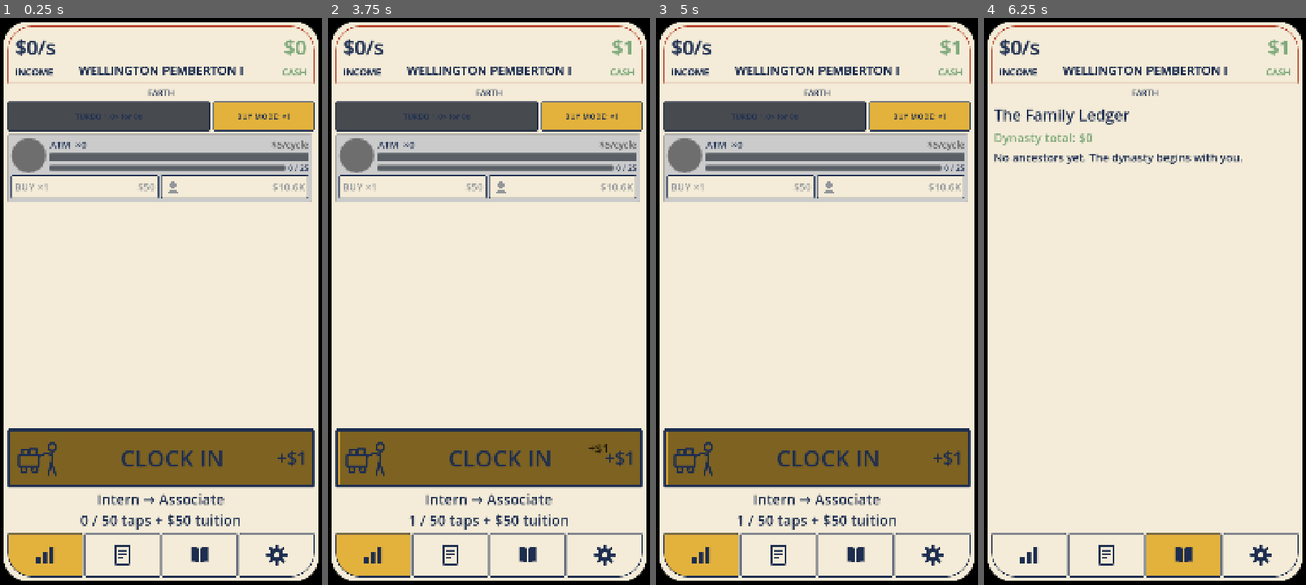
Above: before the commit, frames 1-4 (left to right).
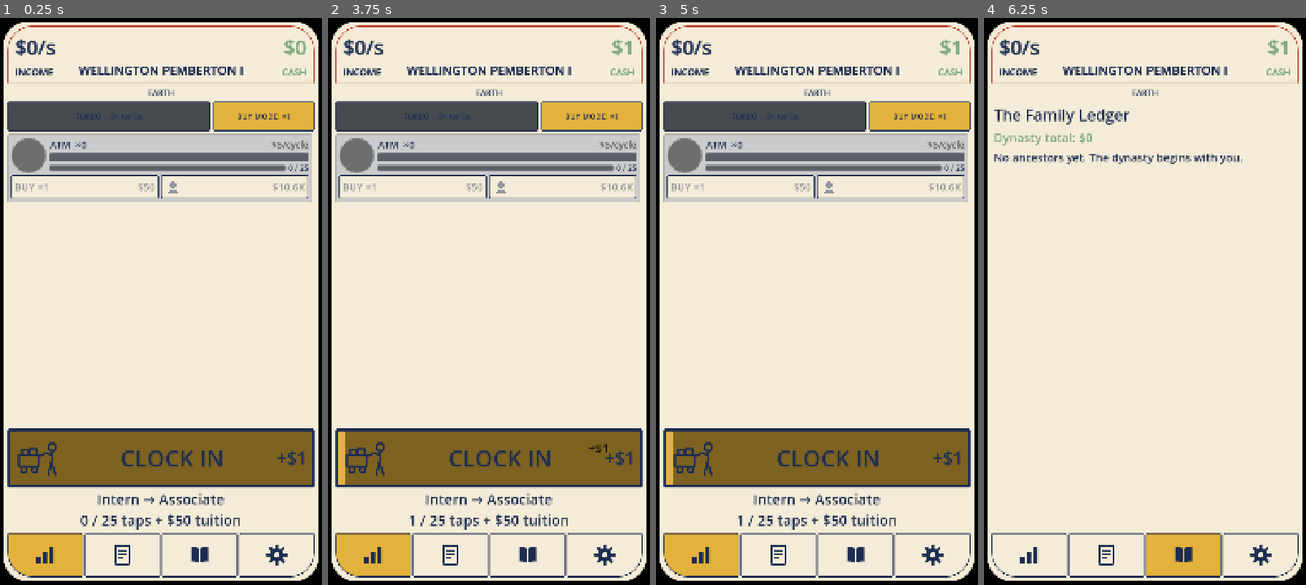
Above: after the commit, the same moments.

Repository: TimGoergen/american-tycoon
Game: Godot game, scene res://Main.tscn
Two runs of this game, one before a commit and one after it. Both use one fixed random seed, a clock stepped at 60 frames per second and the inputs below.
Inputs (mouse positions are in pixels of both pictures, inside the frame that each line leads up to):
- Up to frame 1 (0.25 s): no input
- Up to frame 2 (3.75 s): click "BUY MODE: ×1" at 0.5 s; click "BUY MODE: ×10" at 1.25 s; click "BUY MODE: ×100" at 2 s; click "BUY MODE: MAX" at 2.75 s; click (489, 460) at 3.5 s
- Up to frame 3 (5 s): click (701, 556) at 4.27 s
- Up to frame 4 (6.25 s): click (1106, 556) at 5.02 s; click (1183, 556) at 5.77 s

The runs differ from the first frame. In frame 1, less than 0.1% of the frame differs, in the area x 31-37%, y 87-90%; in frame 2, 0.2%, in the area x 3-37%, y 72-90%; in frame 3, 0.2%; in frame 4, nothing differs.

Commit message:
balance: halve wage-promotion tap thresholds (50/150 -> 25/75)
First promotion now 25 taps, second 50 (still 2x per level).

Co-Authored-By: Claude Opus 4.8 <noreply@anthropic.com>

Diff:
--- a/game/config/titles/02_associate.tres
+++ b/game/config/titles/02_associate.tres
@@ -6,5 +6,5 @@
 script = ExtResource("1")
 title_name = "Associate"
 wage_per_tap = 5.0
-tap_threshold = 50
+tap_threshold = 25
 tuition = 50.0
--- a/game/config/titles/03_shift_supervisor.tres
+++ b/game/config/titles/03_shift_supervisor.tres
@@ -6,5 +6,5 @@
 script = ExtResource("1")
 title_name = "Shift Supervisor"
 wage_per_tap = 25.0
-tap_threshold = 150
+tap_threshold = 75
 tuition = 500.0
